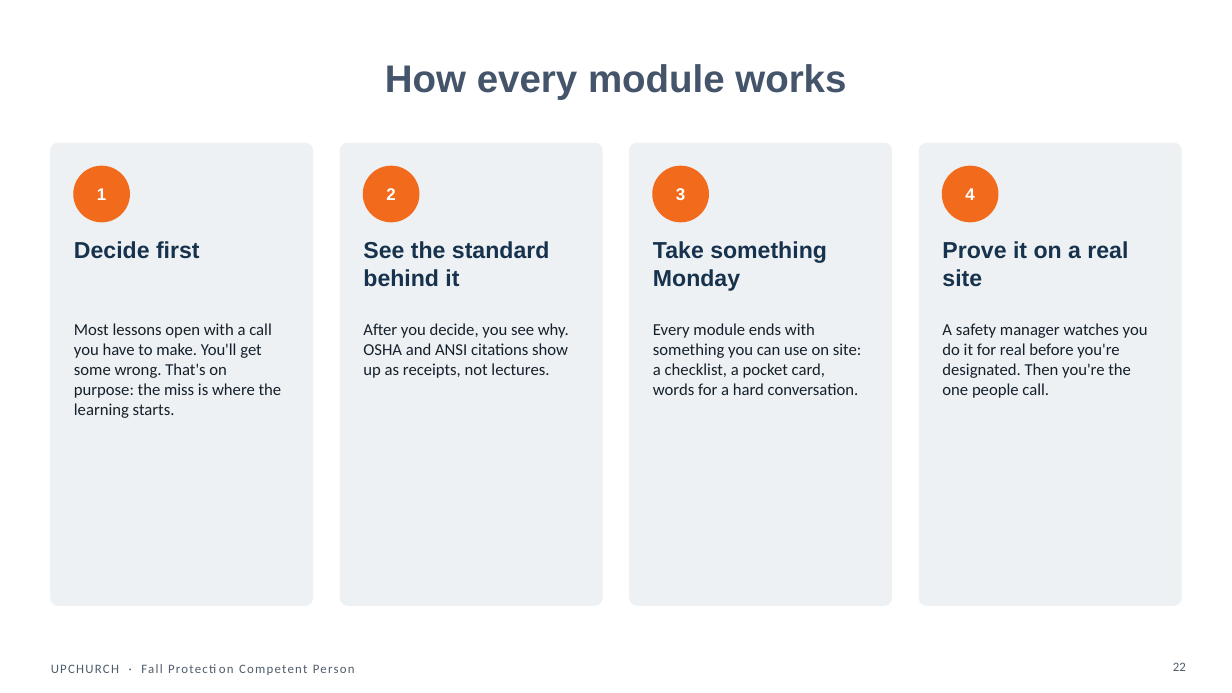
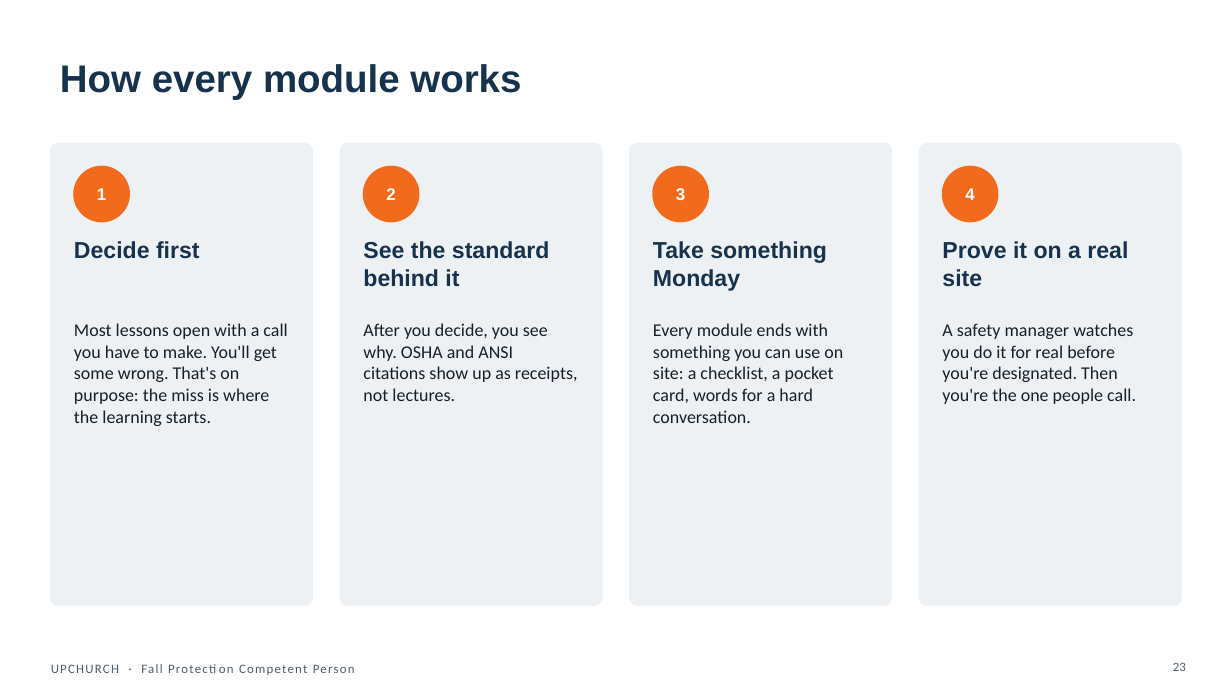
Before and after one commit to jeancastillo1983-max/index, a slide deck: slide 23 of deliverables/powerpoint/FPCP_M0_start-here-why-you-why-now.pptx (slide 22 before the commit). Drawn at 1232x693 pixels with LibreOffice and Linux fonts; fonts in the diff are those of the drawing. Boxes give left, top, right and bottom in pixels: in the first picture for what was removed or moved away, otherwise in the second. Text is boxed around its words. In the diff, an @@ line names an element or a change of style, - is before the commit and + after.

```diff
--- a/deliverables/powerpoint/FPCP_M0_start-here-why-you-why-now.pptx
+++ b/deliverables/powerpoint/FPCP_M0_start-here-why-you-why-now.pptx
@@ title "How every module works" at (x1=60, y1=64, x2=521, y2=99): text colour #44546A to #17324D; alignment centre to left @@
@@ size 13 to 14 pt in 4 elements at (x1=74, y1=323, x2=287, y2=426), (x1=363, y1=323, x2=578, y2=401), (x1=653, y1=323, x2=843, y2=423), (x1=942, y1=323, x2=1136, y2=404) @@
@@ page number at (x1=1173, y1=662, x2=1186, y2=671): text changed @@
-22
+23
```
Also in this commit, not shown: 26 other slides changed, 1 slide added, 49 other files.
